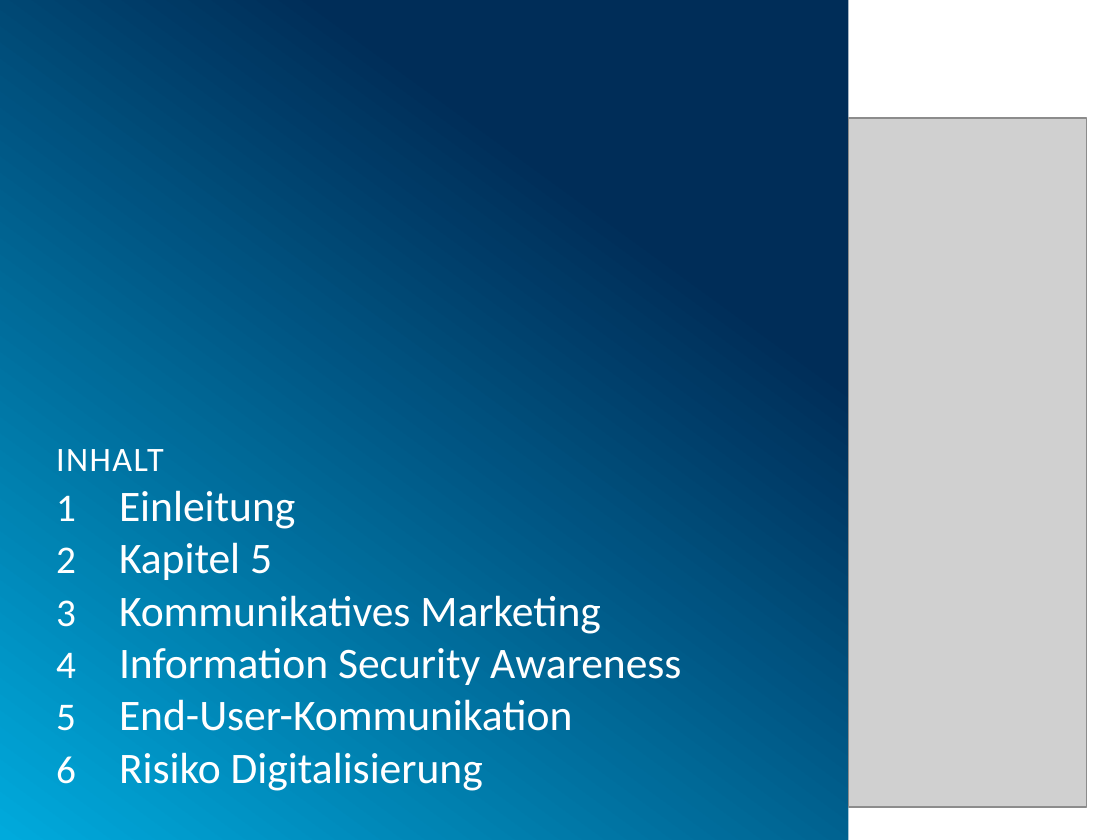
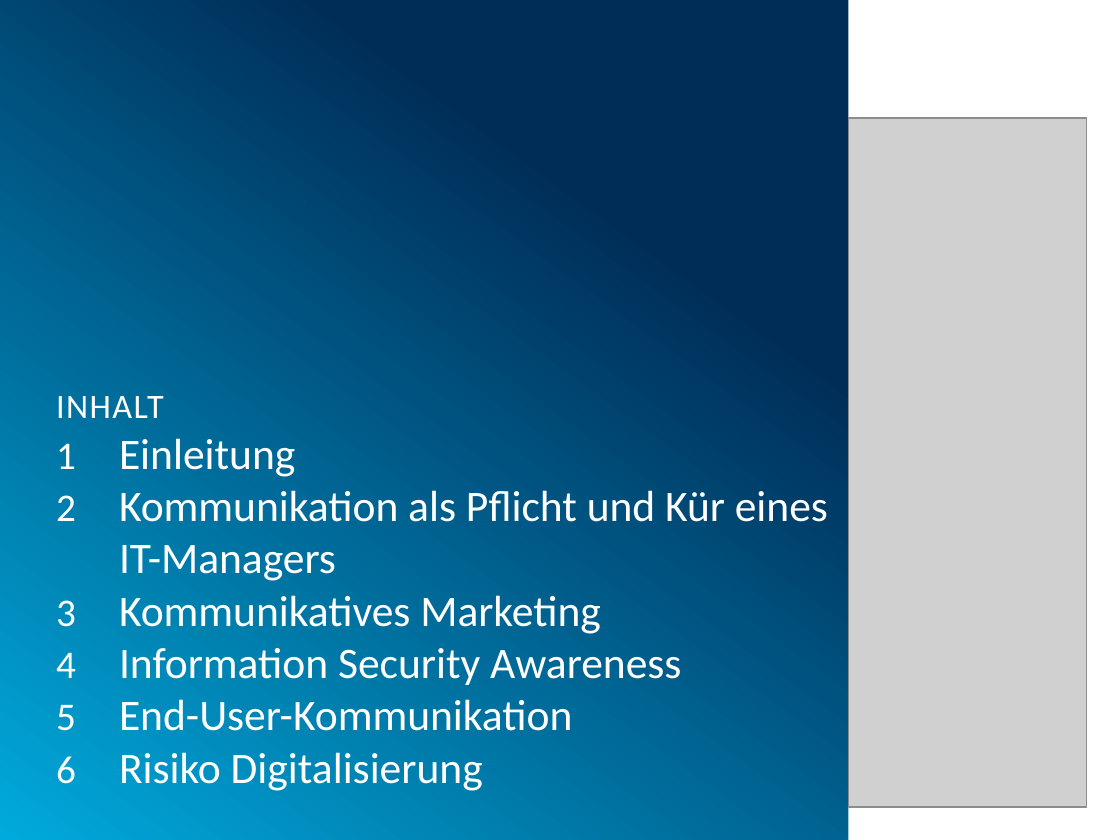
Before and after one commit to muensto/itm_vortrag_1233, a slide deck: slide 2 of 20190528.pptx. Drawn at 1120x840 pixels with LibreOffice and Linux fonts; fonts in the diff are those of the drawing; grey boxes stand for pictures; background and template pictures are left out. Boxes give left, top, right and bottom in pixels: in the first picture for what was removed or moved away, otherwise in the second. Text is boxed around its words. In the diff, an @@ line names an element or a change of style, - is before the commit and + after.

Commit message:
kapitelnamen angepasst

```diff
--- a/20190528.pptx
+++ b/20190528.pptx
@@ text at [119,490,828,581]: text changed @@
-2 Kapitel 5
+2 Kommunikation als Pflicht und Kür eines IT-Managers
```
Also in this commit, not shown: 1 other slide changed.
